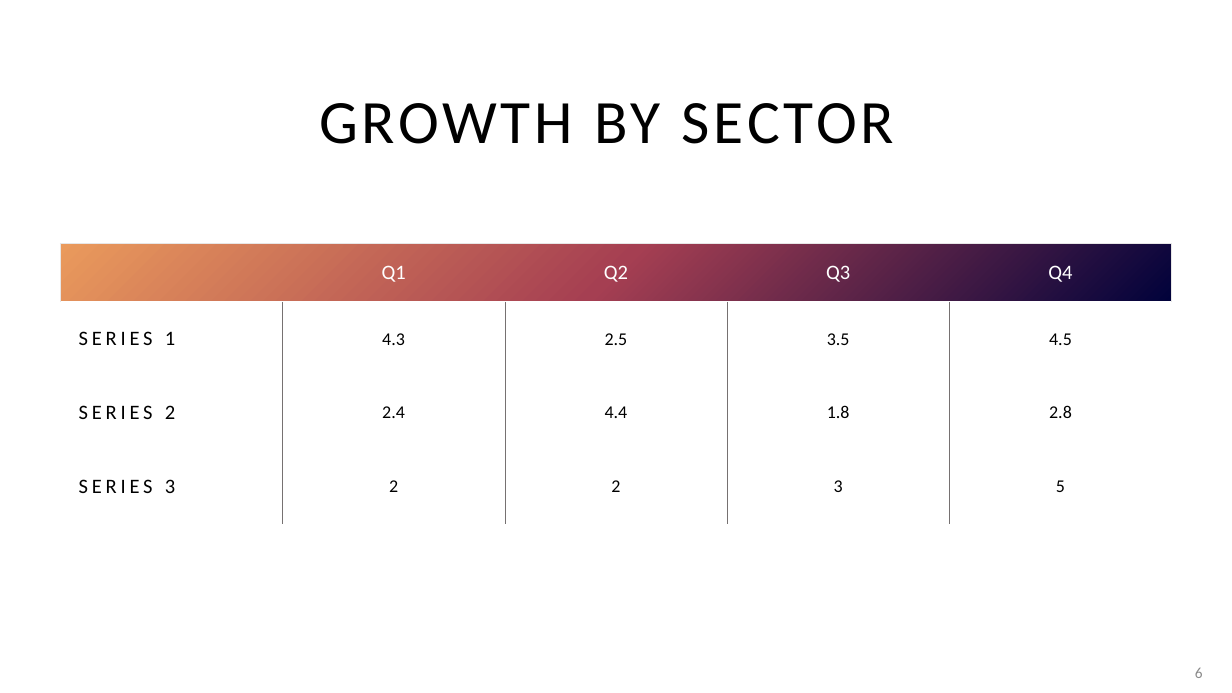
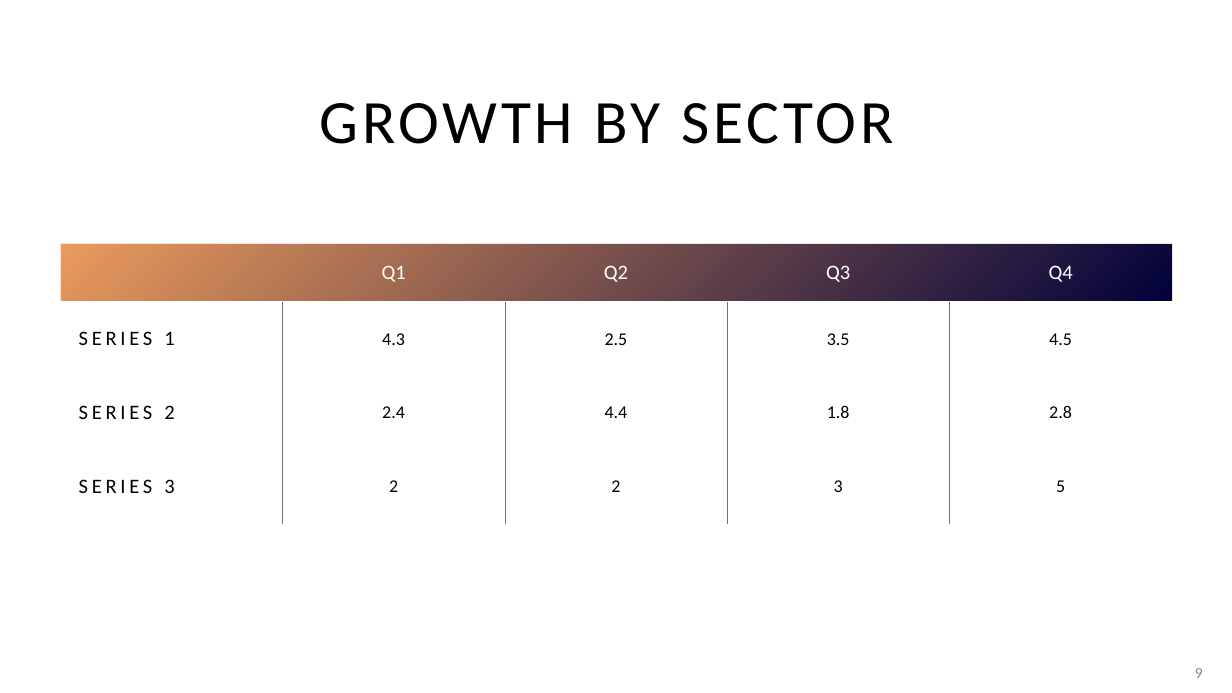
Before and after one commit to marcolongol/bff, a slide deck: slide 9 of API Gateway vs BFF_v0.pptx (slide 6 before the commit). Drawn at 1232x693 pixels with LibreOffice and Linux fonts; fonts in the diff are those of the drawing. Boxes give left, top, right and bottom in pixels: in the first picture for what was removed or moved away, otherwise in the second. Text is boxed around its words. In the diff, an @@ line names an element or a change of style, - is before the commit and + after.

```diff
--- a/API Gateway vs BFF_v0.pptx
+++ b/API Gateway vs BFF_v0.pptx
@@ table at [60,243,1174,524] @@
@@ borders changed @@
@@ rectangle at [60,245,1172,301]: fill gradient #01023B to #A53F52 to #EA9A5C to gradient #EA9A5C to #01023B @@
@@ page number at [1195,668,1203,678]: text changed; text colour #8C8C8C to #8B8B8B @@
-6
+9
```
Also in this commit, not shown: 12 other slides changed, 3 slides added.
